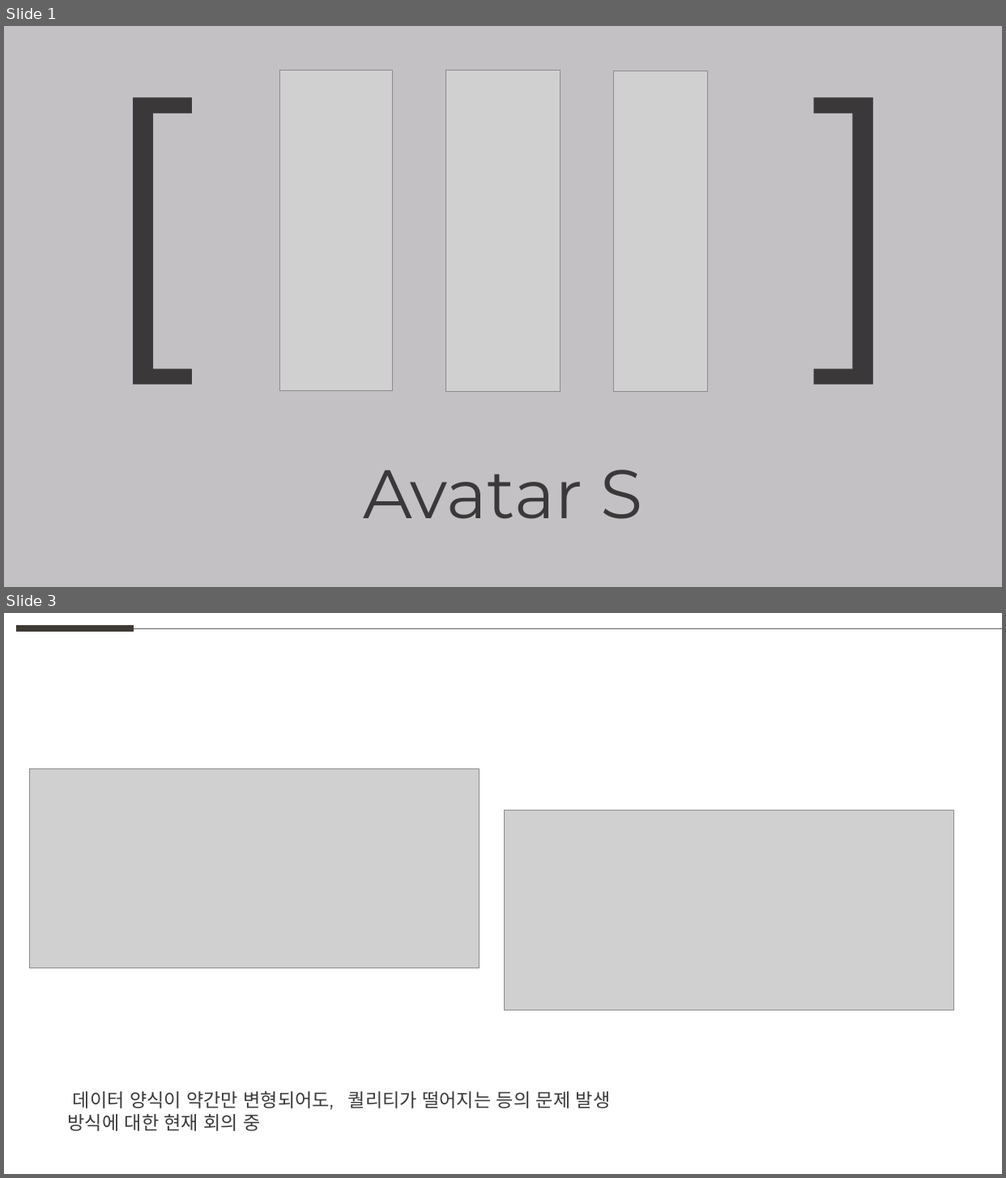
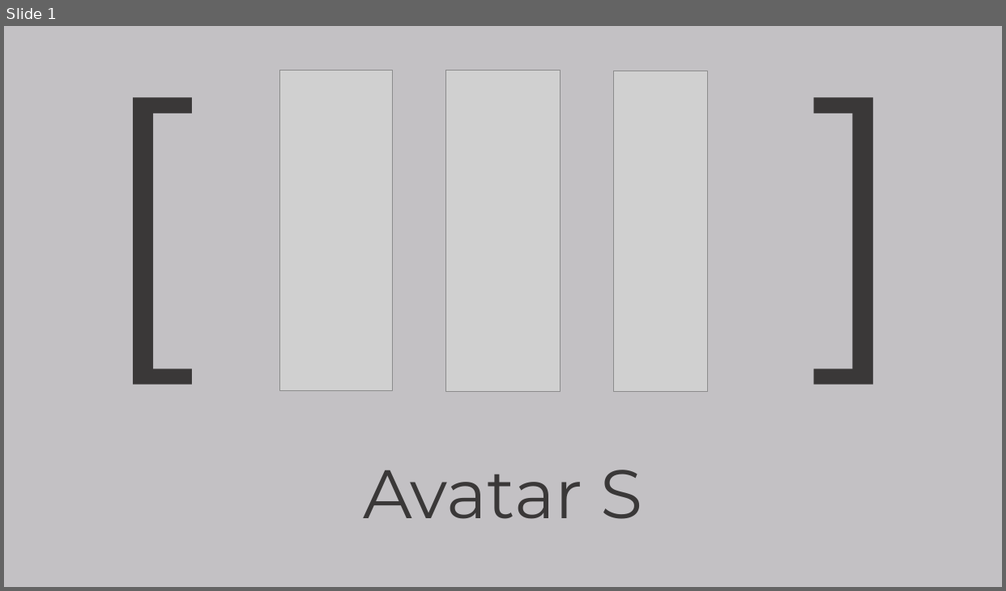
Before and after one commit to weaknessHero/Project_AvatarS, a slide deck: 발표자료/업데이트/LJHPPT.pptx. Shown one above the other, each under a label of ours: slides 1 and 3 before the commit, slide 1 after it; the slides between them are not shown. The pictures are 1006x1178 and 1006x591 pixels, drawn with LibreOffice and Linux fonts; fonts in the diff are those of the drawing; grey boxes stand for pictures. Boxes give left, top, right and bottom in pixels: in the first picture for what was removed or moved away, otherwise in the second. Text is boxed around its words. In the diff, an @@ line names an element or a change of style, - is before the commit and + after.

Commit message:
발표자료 업데이트
업데이트

```diff
--- a/발표자료/업데이트/LJHPPT.pptx
+++ b/발표자료/업데이트/LJHPPT.pptx
@@ slide 3 removed at bbox=[4, 613, 1002, 1174], background #FFFFFF @@
@@ line removed from (17, 628) to (134, 628) @@
@@ line removed from (134, 628) to (1002, 628) @@
@@ picture removed at bbox=[30, 769, 479, 969] @@
@@ picture removed at bbox=[505, 811, 954, 1011] @@
@@ text removed at bbox=[68, 1091, 611, 1131] @@
-데이터 양식이 약간만 변형되어도, 퀄리티가 떨어지는 등의 문제 발생
-방식에 대한 현재 회의 중
```
Also in this commit, not shown: 4 slides added, 1 other slide removed.
